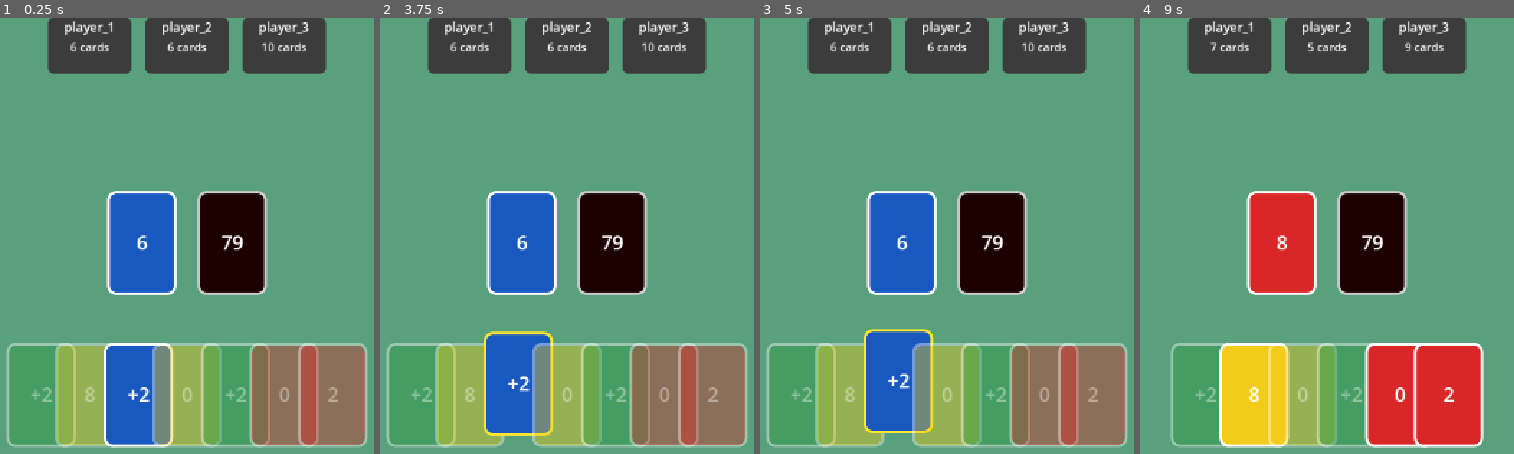
Above: before the commit, frames 1-4 (left to right).
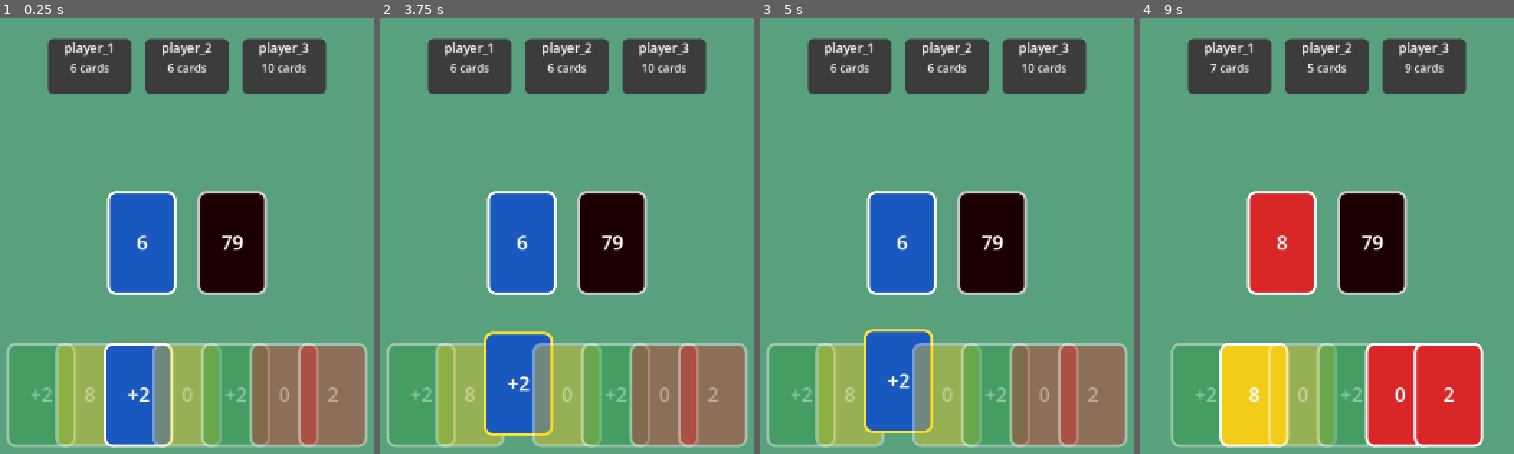
Above: after the commit, the same moments.

Repository: GrindelWald06/Uno
Game: Godot game, scene res://Main.tscn
The game is run twice, just before and just after one commit, with the same random seed, the same clock (stepped at 60 frames per second) and the same inputs.
Inputs (mouse positions are in pixels of both pictures, inside the frame that each line leads up to):
- Up to frame 1 (0.25 s): no input
- Up to frame 2 (3.75 s): tap Enter at 0.5, 2, 3.5 s; move the mouse to (522, 244) at 0.52 s; click (522, 244) at 0.67 s; tap Space at 1.25, 2.75 s; move the mouse to (611, 244) at 1.27 s; click (611, 244) at 1.42 s; move the mouse to (421, 392) at 2.02 s; click (421, 392) at 2.17 s; move the mouse to (469, 392) at 2.77 s; click (469, 392) at 2.92 s; move the mouse to (518, 392) at 3.52 s; click (518, 392) at 3.67 s
- Up to frame 3 (5 s): tap Space at 4.25 s; move the mouse to (947, 392) at 4.27 s; click (947, 392) at 4.42 s
- Up to frame 4 (9 s): move the mouse to (1375, 392) at 5.02 s; click (1375, 392) at 5.17 s; move the mouse to (1424, 392) at 5.77 s; click (1424, 392) at 5.92 s; move the mouse to (1472, 392) at 6.52 s; click (1472, 392) at 6.67 s; move the mouse to (1166, 266) at 7.27 s; click (1166, 266) at 7.42 s; move the mouse to (1405, 144) at 8.02 s; click (1405, 144) at 8.17 s; move the mouse to (1285, 331) at 8.77 s; click (1285, 331) at 8.92 s

The runs differ from the first frame. In frame 1, 7.7% of the frame differs, in the area x 12-88%, y 0-18%; in frame 2, 7.7%; in frame 3, 7.7%; in frame 4, 7.7%.

Commit message:
Fixed color picker UI

Diff:
--- a/scenes/ui/ColorPickerUI.tscn
+++ b/scenes/ui/ColorPickerUI.tscn
@@ -4,6 +4,20 @@
 
 [sub_resource type="StyleBoxFlat" id="StyleBoxFlat_braas"]
 bg_color = Color(0.9309246, 0.42358288, 0.42358288, 1)
+corner_radius_top_left = 10
+corner_radius_top_right = 10
+corner_radius_bottom_right = 10
+corner_radius_bottom_left = 10
+
+[sub_resource type="StyleBoxFlat" id="StyleBoxFlat_oermv"]
+bg_color = Color(0.68247557, 0.30349198, 0.30349198, 1)
+corner_radius_top_left = 10
+corner_radius_top_right = 10
+corner_radius_bottom_right = 10
+corner_radius_bottom_left = 10
+
+[sub_resource type="StyleBoxFlat" id="StyleBoxFlat_u0g8b"]
+bg_color = Color(1.259032, 0.5837601, 0.5837601, 1)
 corner_radius_top_left = 10
 corner_radius_top_right = 10
 corner_radius_bottom_right = 10
@@ -16,6 +30,20 @@
 corner_radius_bottom_right = 10
 corner_radius_bottom_left = 10
 
+[sub_resource type="StyleBoxFlat" id="StyleBoxFlat_jf0w1"]
+bg_color = Color(0.71772987, 0.6648484, 0.24767272, 1)
+corner_radius_top_left = 10
+corner_radius_top_right = 10
+corner_radius_bottom_right = 10
+corner_radius_bottom_left = 10
+
+[sub_resource type="StyleBoxFlat" id="StyleBoxFlat_thxs6"]
+bg_color = Color(1.321848, 1.227624, 0.48430148, 1)
+corner_radius_top_left = 10
+corner_radius_top_right = 10
+corner_radius_bottom_right = 10
+corner_radius_bottom_left = 10
+
 [sub_resource type="StyleBoxFlat" id="StyleBoxFlat_15rwi"]
 bg_color = Color(0.42352942, 0.79607844, 0.5372549, 1)
 corner_radius_top_left = 10
@@ -23,8 +51,36 @@
 corner_radius_bottom_right = 10
 corner_radius_bottom_left = 10
 
+[sub_resource type="StyleBoxFlat" id="StyleBoxFlat_vuq2b"]
+bg_color = Color(0.30349198, 0.5825884, 0.38868985, 1)
+corner_radius_top_left = 10
+corner_radius_top_right = 10
+corner_radius_bottom_right = 10
+corner_radius_bottom_left = 10
+
+[sub_resource type="StyleBoxFlat" id="StyleBoxFlat_qg6an"]
+bg_color = Color(0.5837601, 1.0810534, 0.7355655, 1)
+corner_radius_top_left = 10
+corner_radius_top_right = 10
+corner_radius_bottom_right = 10
+corner_radius_bottom_left = 10
+
 [sub_resource type="StyleBoxFlat" id="StyleBoxFlat_66d6d"]
 bg_color = Color(0.3491902, 0.6262097, 0.8808251, 1)
+corner_radius_top_left = 10
+corner_radius_top_right = 10
+corner_radius_bottom_right = 10
+corner_radius_bottom_left = 10
+
+[sub_resource type="StyleBoxFlat" id="StyleBoxFlat_k2mqn"]
+bg_color = Color(0.24767272, 0.4562606, 0.64722127, 1)
+corner_radius_top_left = 10
+corner_radius_top_right = 10
+corner_radius_bottom_right = 10
+corner_radius_bottom_left = 10
+
+[sub_resource type="StyleBoxFlat" id="StyleBoxFlat_00mdy"]
+bg_color = Color(0.48430148, 0.8559628, 1.196216, 1)
 corner_radius_top_left = 10
 corner_radius_top_right = 10
 corner_radius_bottom_right = 10
@@ -70,18 +126,26 @@
 custom_minimum_size = Vector2(80, 80)
 layout_mode = 2
 theme_override_styles/normal = SubResource("StyleBoxFlat_braas")
+theme_override_styles/pressed = SubResource("StyleBoxFlat_oermv")
+theme_override_styles/hover = SubResource("StyleBoxFlat_u0g8b")
 
 [node name="YellowButton" type="Button" parent="ButtonGrid" unique_id=1612292340]
 custom_minimum_size = Vector2(80, 80)
 layout_mode = 2
 theme_override_styles/normal = SubResource("StyleBoxFlat_ske3x")
+theme_override_styles/pressed = SubResource("StyleBoxFlat_jf0w1")
+theme_override_styles/hover = SubResource("StyleBoxFlat_thxs6")
 
 [node name="GreenButton" type="Button" parent="ButtonGrid" unique_id=611181406]
 custom_minimum_size = Vector2(80, 80)
 layout_mode = 2
 theme_override_styles/normal = SubResource("StyleBoxFlat_15rwi")
+theme_override_styles/pressed = SubResource("StyleBoxFlat_vuq2b")
+theme_override_styles/hover = SubResource("StyleBoxFlat_qg6an")
 
 [node name="BlueButton" type="Button" parent="ButtonGrid" unique_id=712440730]
 custom_minimum_size = Vector2(80, 80)
 layout_mode = 2
 theme_override_styles/normal = SubResource("StyleBoxFlat_66d6d")
+theme_override_styles/pressed = SubResource("StyleBoxFlat_k2mqn")
+theme_override_styles/hover = SubResource("StyleBoxFlat_00mdy")
--- a/scenes/ui/GameBoard.tscn
+++ b/scenes/ui/GameBoard.tscn
@@ -30,6 +30,8 @@
 layout_mode = 1
 anchors_preset = 10
 anchor_right = 1.0
+offset_top = 30.0
+offset_bottom = 110.0
 grow_horizontal = 2
 theme_override_constants/separation = 20
 alignment = 1
--- a/scripts/core/GameState.gd
+++ b/scripts/core/GameState.gd
@@ -93,11 +93,6 @@
 
 	advance_turn()
 
-func submit_human_color(color: Enums.CardColor) -> void:
-	active_color = color
-	var current_player = players[current_player_id]
-	_finish_turn_after_play(current_player)
-
 func play_card(player:Player, card:Card):
 	print("Player %s plays %s" % [player.name, card])
 	apply_effect(player, card)
@@ -175,3 +170,8 @@
 		awaiting_human_move.emit(current_player, [drawn_card])
 	else:
 		advance_turn()
+
+func submit_human_color(color: Enums.CardColor) -> void:
+	active_color = color
+	var current_player = players[current_player_id]
+	_finish_turn_after_play(current_player)
